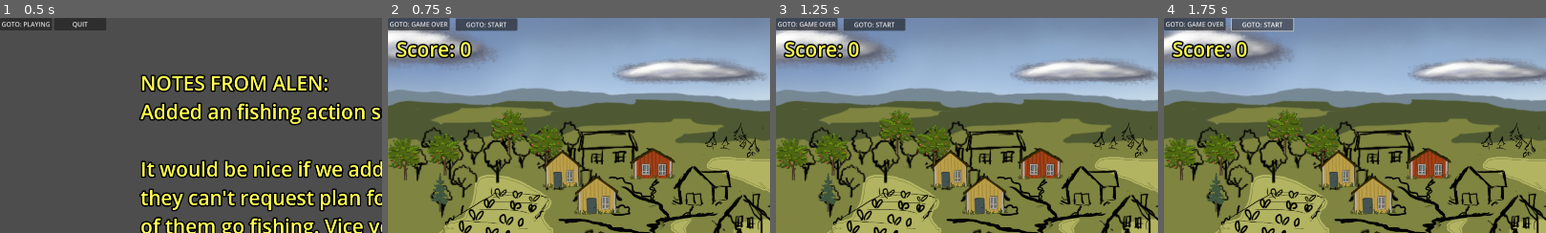
Above: before the commit, frames 1-4 (left to right).
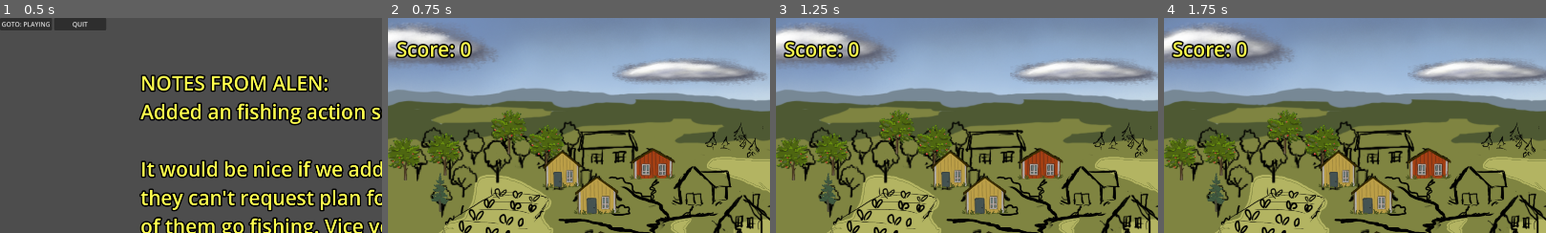
Above: after the commit, the same moments.

Repository: arget4me/cosyville
Game: Godot game, scene res://Scenes/main_scene.tscn
Same seed, same stepped clock (60 frames per second), same inputs: the game is played once before the commit and once after it.
Inputs (mouse positions are % of the whole screen's width and height, from its top left):
- Up to frame 1 (0.5 s): no input
- Up to frame 2 (0.75 s): click "GOTO: PLAYING" at 0.5 s
- Up to frame 3 (1.25 s): no input
- Up to frame 4 (1.75 s): click (13, 2) at 1.25 s, where only the run before the commit has a clickable "GOTO: START"
The pictures show only the part of the screen within x 0-50%, y 0-50%; the shares and areas given below are measured in that part.

Frame 1 is identical in both runs. In frame 2, 1.9% of the frame differs, in the area x 0-34%, y 0-7%; in frame 3, 1.9%; in frame 4, 1.9%.

Commit message:
game flow now solid

Diff:
--- /dev/null
+++ b/Scenes/game_over.tscn
@@ -0,0 +1,12 @@
+[gd_scene load_steps=3 format=3 uid="uid://bo8t7l5k456g5"]
+
+[ext_resource type="Script" path="res://Scripts/game_over.gd" id="1_1cp0v"]
+[ext_resource type="Texture2D" uid="uid://dfx2104rvgxpn" path="res://art/game_over.png" id="1_13ilr"]
+
+[node name="GameOver" type="Node2D"]
+script = ExtResource("1_1cp0v")
+
+[node name="Sprite2D" type="Sprite2D" parent="."]
+position = Vector2(652, 350)
+scale = Vector2(0.33724, 0.319444)
+texture = ExtResource("1_13ilr")
--- a/Scripts/SceneManagement/scene_manager.gd
+++ b/Scripts/SceneManagement/scene_manager.gd
@@ -5,9 +5,9 @@
 
 #references to our scenes so we can keep track of em
 var start_ui
-var playing_ui
 var playing_hud
 var playing_game_world
+var game_over_world
 
 func _ready() -> void:
 	start_ui = preload("res://Scenes/UI/start_ui.tscn").instantiate()
@@ -15,7 +15,6 @@
 	GameManager.on_game_state_changed.connect(_game_state_changed)
 
 func destroy_playing_hud():
-	playing_ui.queue_free()
 	playing_hud.queue_free()
 
 #do scene spawning and despawning in the UI and world nodes
@@ -23,16 +22,19 @@
 	match state:
 		GameManager.game_state.PLAYING:
 			start_ui.queue_free()
-			playing_ui = preload("res://Scenes/UI/playing_ui.tscn").instantiate()
 			playing_hud = preload("res://Scenes/UI/hud.tscn").instantiate()
 			playing_game_world = preload("res://Scenes/World/Village.tscn").instantiate()
 			ui_base_node.add_child(playing_hud)
-			ui_base_node.add_child(playing_ui)
 			game_world_base_node.add_child(playing_game_world)
 			pass
 		GameManager.game_state.START:
+			game_over_world.queue_free()
+			start_ui = preload("res://Scenes/UI/start_ui.tscn").instantiate()
+			ui_base_node.add_child(start_ui)
+		GameManager.game_state.GAME_OVER:
 			destroy_playing_hud()
 			playing_game_world.queue_free()
-			start_ui = preload("res://Scenes/UI/start_ui.tscn").instantiate()
-			ui_base_node.add_child(start_ui)
+			game_over_world = preload("res://Scenes/game_over.tscn").instantiate()
+			game_world_base_node.add_child(game_over_world)
+			pass
 	pass
--- a/Scripts/Singletons/villager_manager.gd
+++ b/Scripts/Singletons/villager_manager.gd
@@ -12,6 +12,8 @@
 
 func _on_villager_death():
 	number_of_villagers -= 1
+	if(number_of_villagers <= 0):
+		GameManager.transition_to_state(GameManager.game_state.GAME_OVER)
 
 func _on_villager_spawned():
 	number_of_villagers += 1
--- /dev/null
+++ b/Scripts/game_over.gd
@@ -0,0 +1,15 @@
+extends Node
+
+var wait_for_duration = 5
+var wait_counter = 0
+# Called when the node enters the scene tree for the first time.
+func _ready() -> void:
+	pass # Replace with function body.
+
+
+# Called every frame. 'delta' is the elapsed time since the previous frame.
+func _process(delta: float) -> void:
+	wait_counter += delta
+	if(wait_counter > wait_for_duration):
+		GameManager.transition_to_state(GameManager.game_state.START)
+	pass
Binary file added: art/game_over.png
Not shown, added: art/game_over.png.import
